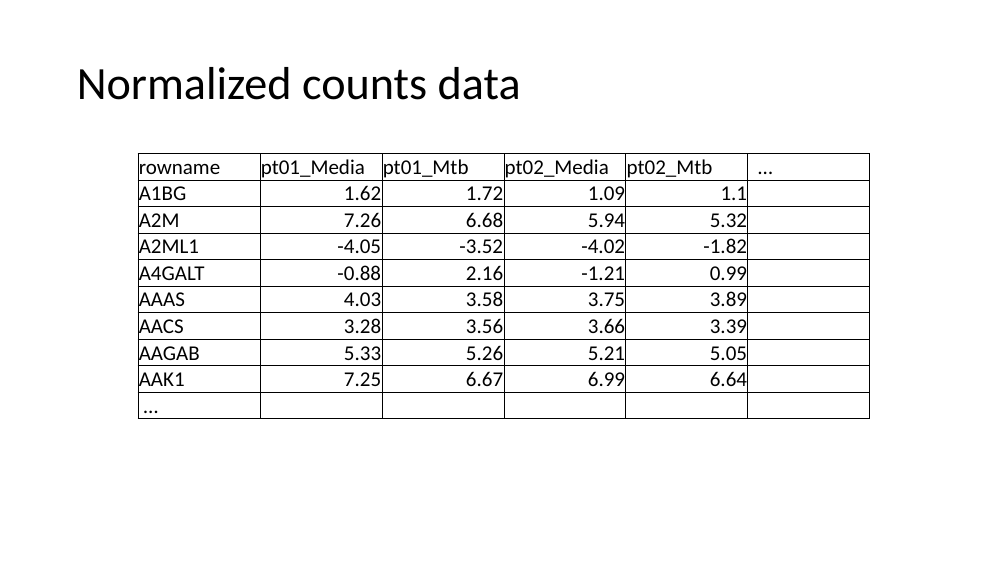
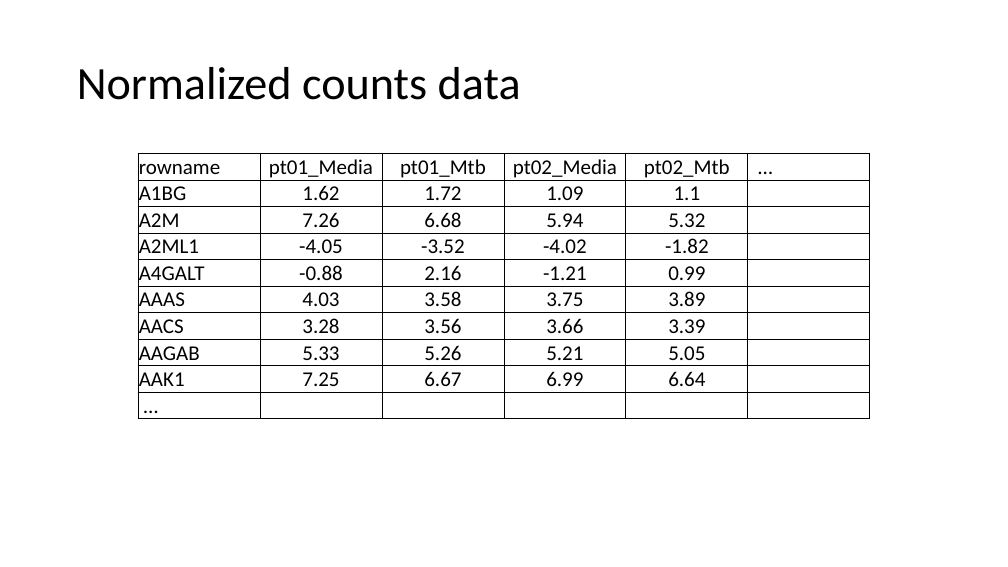
Before and after one commit to BIGslu/workshops, a slide deck: slide 12 of 2023.01.30_RNAseq.i4TB/welcome.pptx. Drawn at 1008x567 pixels with LibreOffice and Linux fonts; fonts in the diff are those of the drawing. Boxes give left, top, right and bottom in pixels: in the first picture for what was removed or moved away, otherwise in the second. Text is boxed around its words. In the diff, an @@ line names an element or a change of style, - is before the commit and + after.

```diff
--- a/2023.01.30_RNAseq.i4TB/welcome.pptx
+++ b/2023.01.30_RNAseq.i4TB/welcome.pptx
@@ table at (x1=138, y1=154, x2=869, y2=414) @@
@@ alignment left to centre @@
@@ alignment right to centre @@
```
Also in this commit, not shown: 5 other slides changed.
